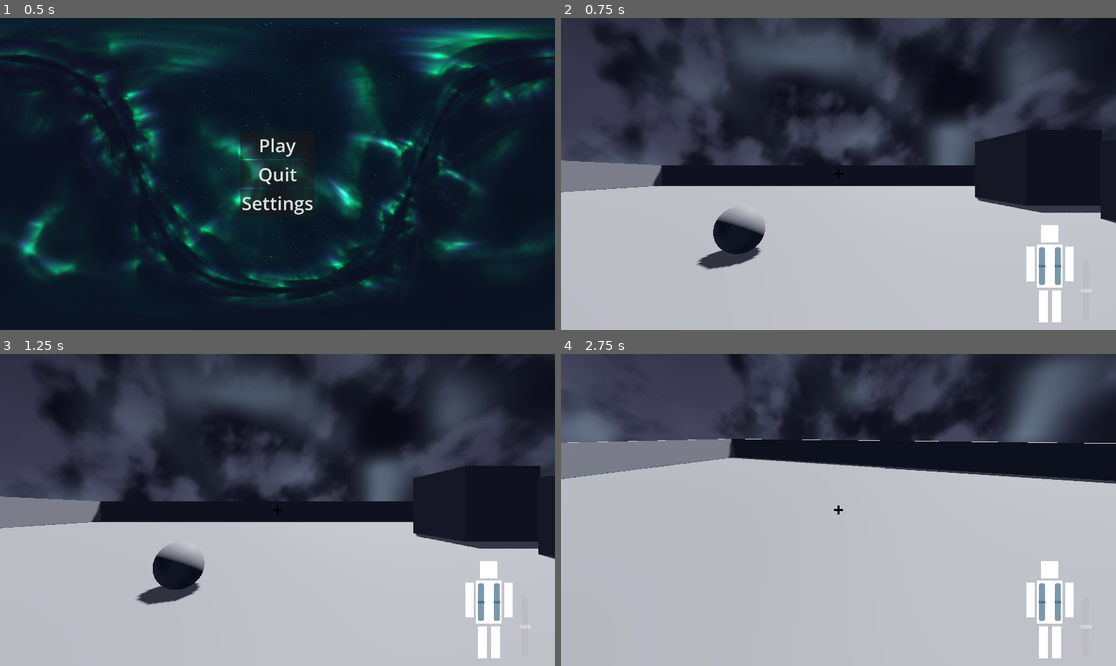
Above: before the commit, frames 1-4 (two rows, left to right).
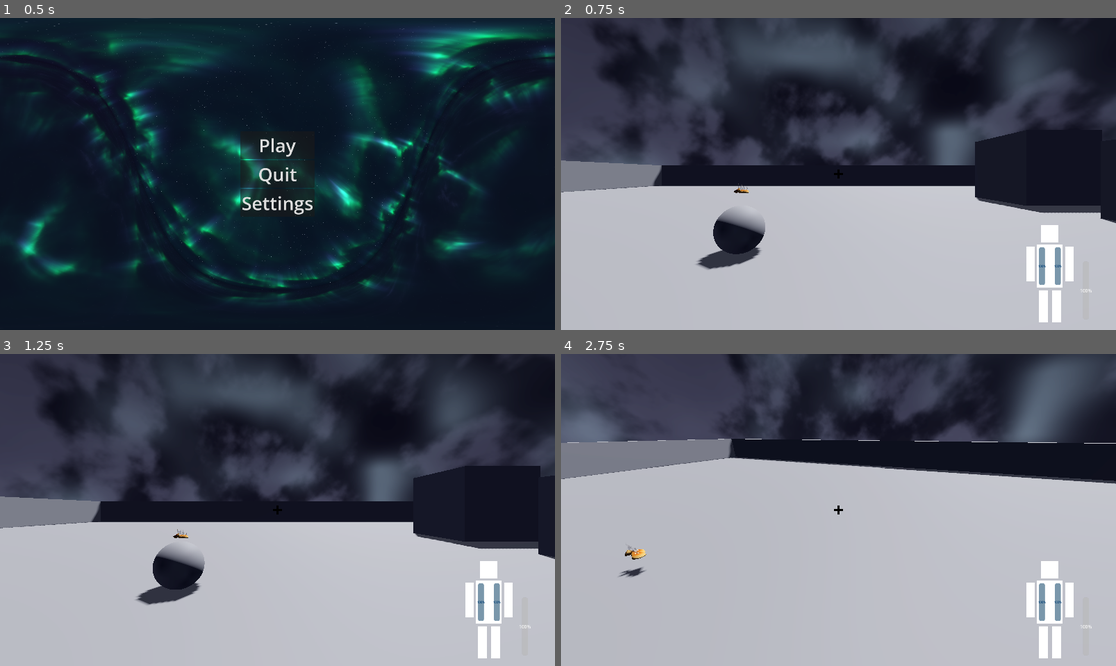
Above: after the commit, the same moments.

Repository: moos4/spacenautica
Game: Godot game, scene res://scenes/title.tscn
Same seed, same stepped clock (60 frames per second), same inputs: the game is played once before the commit and once after it.
Inputs (mouse positions are in pixels of both pictures, inside the frame that each line leads up to):
- Up to frame 1 (0.5 s): no input
- Up to frame 2 (0.75 s): click "Play" at 0.5 s
- Up to frame 3 (1.25 s): no input
- Up to frame 4 (2.75 s): move the mouse to (866, 510) at 1.27 s; hold W (up) from 1.28 s (still down); tap E (interact) at 1.35, 2.1 s; tap Space (jump) at 1.52, 2.27 s; move the mouse to (810, 510) at 2.02 s

Frame 1 is identical in both runs. In frame 2, less than 0.1% of the frame differs, in the area x 31-34%, y 53-57%; in frame 3, less than 0.1%; in frame 4, 0.2%, in the area x 10-16%, y 61-72%.

Commit message:
Item system and interaction

Diff:
--- /dev/null
+++ b/data/item/titanium.tres
@@ -0,0 +1,9 @@
+[gd_resource type="Resource" script_class="ItemData" format=3 uid="uid://bl4vi0lim65ev"]
+
+[ext_resource type="Script" uid="uid://cdccowx3lefui" path="res://scripts/item_data.gd" id="1_hekbl"]
+
+[resource]
+script = ExtResource("1_hekbl")
+name = "Titanium"
+description = "idfk"
+metadata/_custom_type_script = "uid://cdccowx3lefui"
--- a/scenes/World.tscn
+++ b/scenes/World.tscn
@@ -3,6 +3,9 @@
 [ext_resource type="Shader" uid="uid://dtlbgjt8qtao8" path="res://assets/shaders/Sky.gdshader" id="1_32lhk"]
 [ext_resource type="PackedScene" uid="uid://dyaixnmdmwlx2" path="res://scenes/player.tscn" id="1_kqs1s"]
 [ext_resource type="PackedScene" uid="uid://cumrtrqu4bfsv" path="res://scenes/item.tscn" id="3_7g83o"]
+[ext_resource type="Resource" uid="uid://bl4vi0lim65ev" path="res://data/item/titanium.tres" id="4_d1c63"]
+[ext_resource type="PackedScene" uid="uid://bibr1abvj5r0g" path="res://assets/models/test/bread_low_poly.glb" id="4_hlk0d"]
+[ext_resource type="Script" uid="uid://cdccowx3lefui" path="res://scripts/item_data.gd" id="5_0uv0p"]
 
 [sub_resource type="ShaderMaterial" id="ShaderMaterial_7g83o"]
 shader = ExtResource("1_32lhk")
@@ -25,6 +28,13 @@
 ambient_light_energy = 7.5
 tonemap_mode = 2
 glow_enabled = true
+
+[sub_resource type="Resource" id="Resource_b3faq"]
+script = ExtResource("5_0uv0p")
+name = "Bread"
+model_scene = ExtResource("4_hlk0d")
+description = "idk"
+metadata/_custom_type_script = "uid://cdccowx3lefui"
 
 [node name="World" type="Node3D" unique_id=56836637]
 
@@ -79,5 +89,10 @@
 
 [node name="Player" parent="." unique_id=1307766356 instance=ExtResource("1_kqs1s")]
 
-[node name="Item" parent="." unique_id=1154557784 instance=ExtResource("3_7g83o")]
+[node name="Item2" parent="." unique_id=1154557784 instance=ExtResource("3_7g83o")]
+transform = Transform3D(1, 0, 0, 0, 1, 0, 0, 0, 1, -4.0376225, 1.0019994, -8.626722)
+item_data = SubResource("Resource_b3faq")
+
+[node name="Item" parent="." unique_id=584086818 instance=ExtResource("3_7g83o")]
 transform = Transform3D(1, 0, 0, 0, 1, 0, 0, 0, 1, -2.0188112, 0.5009997, -4.313361)
+item_data = ExtResource("4_d1c63")
--- /dev/null
+++ b/scenes/interactable.tscn
@@ -0,0 +1,6 @@
+[gd_scene format=3 uid="uid://b5lv8dl1vlxa8"]
+
+[ext_resource type="Script" uid="uid://phk6jw6jos3f" path="res://scripts/Interactable.gd" id="1_56v82"]
+
+[node name="Interactable" type="Area3D" unique_id=905616000]
+script = ExtResource("1_56v82")
--- a/scenes/item.tscn
+++ b/scenes/item.tscn
@@ -1,6 +1,7 @@
 [gd_scene format=3 uid="uid://cumrtrqu4bfsv"]
 
 [ext_resource type="Script" uid="uid://drf0gehbpb0of" path="res://scripts/item.gd" id="1_4gq7n"]
+[ext_resource type="PackedScene" uid="uid://b5lv8dl1vlxa8" path="res://scenes/interactable.tscn" id="2_s8enn"]
 
 [sub_resource type="SphereShape3D" id="SphereShape3D_s8enn"]
 
@@ -14,3 +15,5 @@
 
 [node name="MeshInstance3D" type="MeshInstance3D" parent="." unique_id=967974063]
 mesh = SubResource("SphereMesh_4gq7n")
+
+[node name="Interactable" parent="." unique_id=905616000 instance=ExtResource("2_s8enn")]
--- /dev/null
+++ b/scripts/Interactable.gd
@@ -0,0 +1,9 @@
+extends Area3D
+class_name Interactable
+
+# A signal that parent nodes (like your Item or Door) can listen to
+signal interacted
+
+func interact() -> void:
+	# Trigger the signal when the player interacts with this component
+	interacted.emit()
--- a/scripts/Player.gd
+++ b/scripts/Player.gd
@@ -93,10 +93,13 @@
 		head.rotate_y(-event.relative.x * SENSITIVITY)
 		camera.rotate_x(-event.relative.y * SENSITIVITY)
 		camera.rotation.x = clamp(camera.rotation.x, deg_to_rad(-90), deg_to_rad(90))
-	if Input.is_action_just_pressed("interact"): # Make sure to add "interact" in Input Map (e.g., 'E')
+
+	if Input.is_action_just_pressed("interact"):
 		if check_interaction() == true:
 			var collider = interact_ray.get_collider()
-			collider.collect()
+			if collider and collider.has_node("Interactable"):
+				#var interactable_component = collider.get_node("Interactable") as Interactable
+				(collider.get_node("Interactable") as Interactable).interact()
 
 func _physics_process(delta):
 	#checks if player fell out of the world
@@ -187,13 +190,13 @@
 	return pos
 
 func check_interaction():
-	var collider = interact_ray.get_collider()
-	if collider is Interactable and interact_ray.is_colliding():
-		$Head/Camera3D/over/CenterContainer/TextureRect.texture = load("res://assets/textures/crosshair_o.png")
-		return true
-	else:
-		$Head/Camera3D/over/CenterContainer/TextureRect.texture = load("res://assets/textures/crosshair_x.png")
-		return false
+	if interact_ray.is_colliding():
+		var collider = interact_ray.get_collider()
+		if collider and collider.has_node("Interactable"):
+			$Head/Camera3D/over/CenterContainer/TextureRect.texture = load("res://assets/textures/crosshair_o.png")
+			return true
+	$Head/Camera3D/over/CenterContainer/TextureRect.texture = load("res://assets/textures/crosshair_x.png")
+	return false
 
 # menu buttons
 
--- a/scripts/item.gd
+++ b/scripts/item.gd
@@ -1,8 +1,21 @@
 extends RigidBody3D
-class_name Interactable # This lets the player script identify it easily
+class_name Item
 
-@export var item_name: String = "Generic Item"
+@export var item_data: ItemData
 
-func collect():
-	print("Picked up: ", item_name)
-	queue_free() # Removes the item from the world
+func _ready() -> void:
+	if item_data and item_data.model_scene:
+		var instance = item_data.model_scene.instantiate()
+		add_child(instance)
+		$MeshInstance3D.queue_free()
+	elif item_data and item_data.model:
+		$MeshInstance3D.mesh = item_data.model
+		var convex_shape = item_data.model.create_convex_shape()
+		$CollisionShape3D.shape = convex_shape
+	if has_node("Interactable"):
+		$Interactable.interacted.connect(_on_interacted)
+
+func _on_interacted() -> void:
+	if item_data:
+		print("Picked up data for: ", item_data.name)
+	queue_free()
--- /dev/null
+++ b/scripts/item_data.gd
@@ -0,0 +1,8 @@
+extends Resource
+class_name ItemData
+
+@export var name: String = ""
+@export var model: Mesh
+@export var model_scene: PackedScene
+@export var icon: Texture2D
+@export var description: String = ""
Binary file added: assets/models/test/bread_low_poly.glb
Not shown, added: assets/models/test/bread_low_poly.glb.import
Binary file added: assets/models/test/bread_low_poly_0.png
Not shown, added: assets/models/test/bread_low_poly_0.png.import
Binary file added: assets/models/test/bread_low_poly_1.png
Not shown, added: assets/models/test/bread_low_poly_1.png.import
Not shown, added: scripts/Interactable.gd.uid
Not shown, added: scripts/item_data.gd.uid
